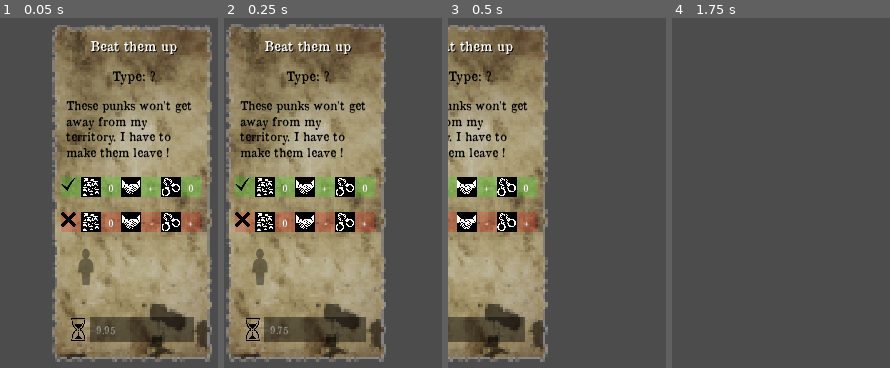
Above: before the commit, frames 1-4 (left to right).
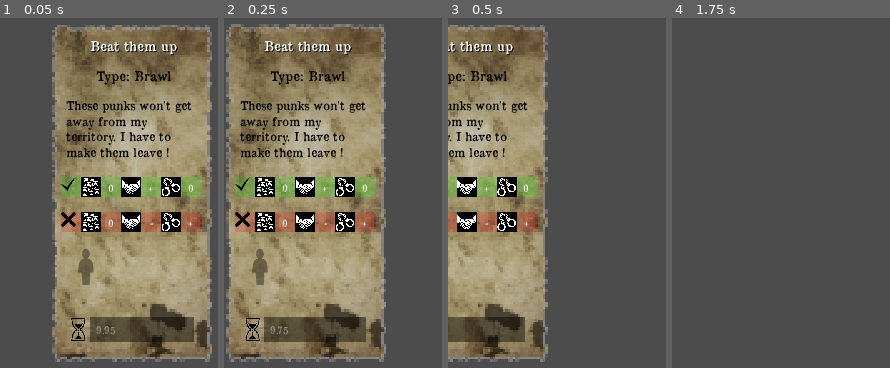
Above: after the commit, the same moments.

Repository: angeldustjdr/octopus_bounding
Game: Godot game, scene res://Missions/random02.tscn
The game is run twice, just before and just after one commit, with the same random seed, the same clock (stepped at 60 frames per second) and the same inputs. This scene is started directly instead of the project's main scene.
Inputs (mouse positions are in pixels of both pictures, inside the frame that each line leads up to):
- Up to frame 1 (0.05 s): no input
- Up to frame 2 (0.25 s): no input
- Up to frame 3 (0.5 s): no input
- Up to frame 4 (1.75 s): move the mouse to (outside the picture) at 0.52 s; click (outside the picture) at 0.67 s; tap Enter at 1.25 s; drag from (outside the picture) to (outside the picture) at 1.27 s

The runs differ from the first frame. In frame 1, 0.5% of the frame differs, in the area x 44-79%, y 15-20%; in frame 2, 0.5%, in the area x 21-56%, y 15-20%; in frame 3, 0.4%; in frame 4, nothing differs.

Commit message:
ecran titre

Diff:
--- a/Missions/extorsion.gd
+++ b/Missions/extorsion.gd
@@ -5,4 +5,4 @@
 # Called when the node enters the scene tree for the first time.
 func _ready():
 	commerce.shuffle()
-	self.text = "This "+commerce[0]+" hasn't payed his due yet. It's take for pay back !"
+	self.text = "This "+commerce[0]+" hasn't payed his due yet. It's time for pay back !"
--- a/Missions/random02.tscn
+++ b/Missions/random02.tscn
@@ -2,11 +2,10 @@
 
 [ext_resource path="res://Mission.tscn" type="PackedScene" id=1]
 
-
-
 [node name="Mission" instance=ExtResource( 1 )]
 outcomeReputation = [ 10, -10 ]
 outcomeCompromised = [ 0, 10 ]
+missionType = "Brawl"
 
 [node name="Title_label" parent="." index="2"]
 text = "Beat them up"
--- /dev/null
+++ b/Titre.gd
@@ -0,0 +1,14 @@
+extends Node2D
+
+var time = 0
+
+
+# Called when the node enters the scene tree for the first time.
+func _ready():
+	pass # Replace with function body.
+
+
+# Called every frame. 'delta' is the elapsed time since the previous frame.
+func _process(delta):
+	time += delta
+	$SubTitleLabel2.modulate.a = abs(sin(time))
--- /dev/null
+++ b/Titre.tscn
@@ -0,0 +1,64 @@
+[gd_scene load_steps=6 format=2]
+
+[ext_resource path="res://Assets/title_screen.png" type="Texture" id=1]
+[ext_resource path="res://Assets/font/OldNewspaperTypes.ttf" type="DynamicFontData" id=2]
+[ext_resource path="res://Titre.gd" type="Script" id=3]
+
+[sub_resource type="DynamicFont" id=1]
+size = 70
+outline_size = 5
+font_data = ExtResource( 2 )
+
+[sub_resource type="DynamicFont" id=2]
+size = 31
+outline_size = 3
+font_data = ExtResource( 2 )
+
+[node name="Titre" type="Node2D"]
+script = ExtResource( 3 )
+
+[node name="title_screen" type="Sprite" parent="."]
+texture = ExtResource( 1 )
+centered = false
+
+[node name="TitleLabel" type="Label" parent="."]
+margin_left = 509.706
+margin_top = 95.8647
+margin_right = 1080.71
+margin_bottom = 217.865
+custom_fonts/font = SubResource( 1 )
+custom_colors/font_outline_modulate = Color( 0, 0, 0, 1 )
+text = "Octopus Bonding"
+align = 1
+valign = 1
+__meta__ = {
+"_edit_use_anchors_": false
+}
+
+[node name="SubTitleLabel" type="Label" parent="."]
+margin_left = 870.502
+margin_top = 185.569
+margin_right = 1125.5
+margin_bottom = 267.569
+custom_fonts/font = SubResource( 2 )
+custom_colors/font_outline_modulate = Color( 0, 0, 0, 1 )
+text = "Mafia is a family"
+align = 1
+valign = 1
+__meta__ = {
+"_edit_use_anchors_": false
+}
+
+[node name="SubTitleLabel2" type="Label" parent="."]
+margin_left = 509.706
+margin_top = 538.52
+margin_right = 881.706
+margin_bottom = 620.52
+custom_fonts/font = SubResource( 2 )
+custom_colors/font_outline_modulate = Color( 0, 0, 0, 1 )
+text = "Press any button to start"
+align = 1
+valign = 1
+__meta__ = {
+"_edit_use_anchors_": false
+}
Binary file changed: Assets/title_screen.png
Binary file changed: Assets/title_screen_fullres.png
